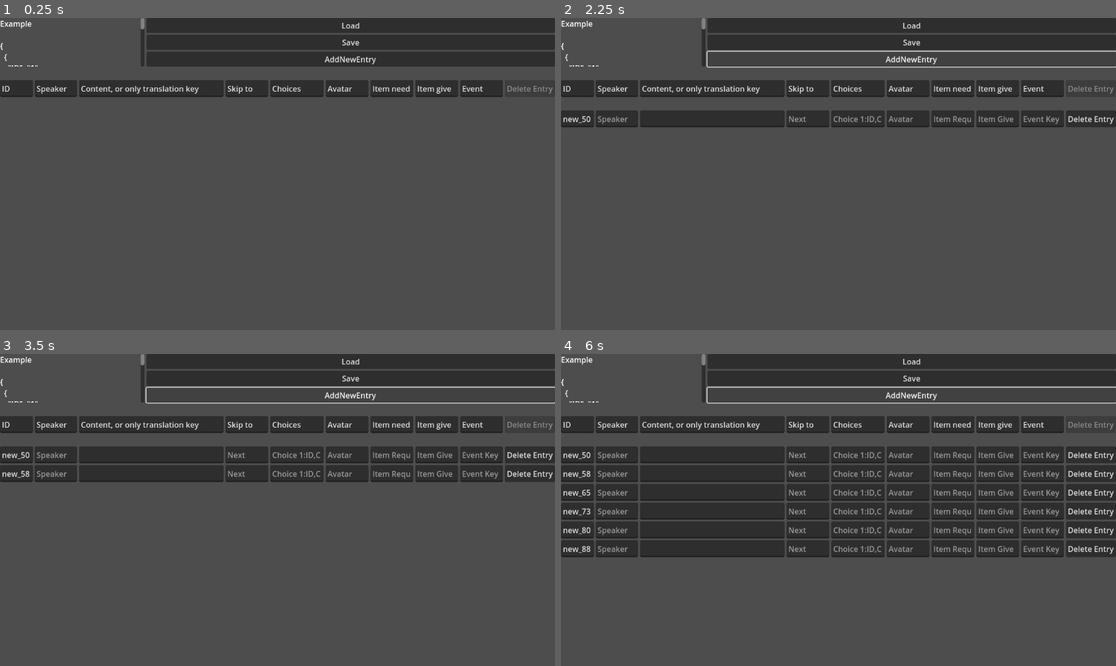
Above: before the commit, frames 1-4 (two rows, left to right).
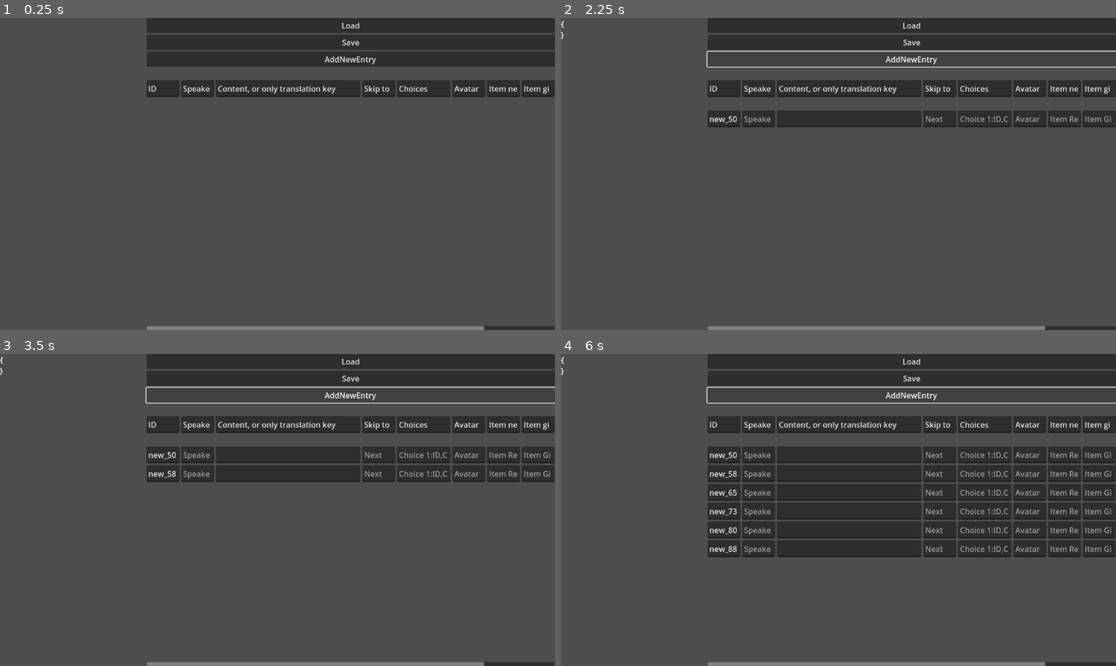
Above: after the commit, the same moments.

Repository: RockyMadio/VisualNovelEditor
Game: Godot game, scene res://main.tscn
The game is run twice, just before and just after one commit, with the same random seed, the same clock (stepped at 60 frames per second) and the same inputs. The project has no main scene, so this scene is started directly.
Inputs:
- Up to frame 1 (0.25 s): no input
- Up to frame 2 (2.25 s): click "Load" at 0.5 s; click "Save" at 1.25 s; click "AddNewEntry" at 2 s
- Up to frame 3 (3.5 s): click "AddNewEntry" at 2.75 s
- Up to frame 4 (6 s): click "AddNewEntry" at 3.5 s; tap Enter at 4.25, 5.75 s; tap Space at 5 s

The runs differ from the first frame. In frame 1, 3.3% of the frame differs, in the area x 0-100%, y 0-100%; in frame 2, 5.5%; in frame 3, 7.6%; in frame 4, 16%.

Commit message:
ordered json output

Diff:
--- a/edit/main.tscn
+++ b/edit/main.tscn
@@ -14,7 +14,7 @@
 size_flags_vertical = 3
 script = ExtResource("1_ig7tw")
 
-[node name="V" type="VBoxContainer" parent="."]
+[node name="H" type="HBoxContainer" parent="."]
 layout_mode = 1
 anchors_preset = 15
 anchor_right = 1.0
@@ -22,111 +22,88 @@
 grow_horizontal = 2
 grow_vertical = 2
 
-[node name="H" type="HBoxContainer" parent="V"]
-layout_mode = 2
-
-[node name="Label" type="RichTextLabel" parent="V/H"]
+[node name="JSONPreview" type="RichTextLabel" parent="H"]
 custom_minimum_size = Vector2(300, 0)
 layout_mode = 2
-text = "Example
+focus_mode = 2
+selection_enabled = true
 
-{
-  {
-    \"ID\": \"1\",
-    \"Speaker\": \"Alice\",
-    \"Text\": \"Hi, do you have the gem?\",
-    \"Choices\": \"Yes:2,No:3\",
-    \"Next\": \"\",
-    \"Event\": \"ask_gem\",
-    \"Avatar\": \"alice.png\",
-    \"ItemRequired\": \"gem\",
-    \"ItemGive\": \"\"
-  },
-  {
-    \"ID\": \"2\",
-    \"Speaker\": \"Alice\",
-    \"Text\": \"Thank you, here's a key!\",
-    \"Choices\": \"\",
-    \"Next\": \"4\",
-    \"Event\": \"give_key\",
-    \"Avatar\": \"alice.png\",
-    \"ItemRequired\": \"\",
-    \"ItemGive\": \"key\"
-  },
- }"
-
-[node name="V" type="VBoxContainer" parent="V/H"]
+[node name="V" type="VBoxContainer" parent="H"]
 layout_mode = 2
 size_flags_horizontal = 3
 
-[node name="LoadJSON" type="Button" parent="V/H/V"]
+[node name="LoadJSON" type="Button" parent="H/V"]
 custom_minimum_size = Vector2(150, 20)
 layout_mode = 2
 text = "Load"
 
-[node name="SaveJSON" type="Button" parent="V/H/V"]
+[node name="SaveJSON" type="Button" parent="H/V"]
 custom_minimum_size = Vector2(150, 20)
 layout_mode = 2
 text = "Save"
 
-[node name="AddNewEntry" type="Button" parent="V/H/V"]
+[node name="AddNewEntry" type="Button" parent="H/V"]
 custom_minimum_size = Vector2(150, 20)
 layout_mode = 2
 text = "AddNewEntry"
 
-[node name="M" type="MarginContainer" parent="V"]
+[node name="V" type="VBoxContainer" parent="H/V"]
+layout_mode = 2
+size_flags_vertical = 3
+
+[node name="M" type="MarginContainer" parent="H/V/V"]
 layout_mode = 2
 theme_override_constants/margin_bottom = 20
 
-[node name="ScrollContainer" type="ScrollContainer" parent="V"]
+[node name="ScrollContainer" type="ScrollContainer" parent="H/V/V"]
 layout_mode = 2
 size_flags_vertical = 3
 
-[node name="V" type="VBoxContainer" parent="V/ScrollContainer"]
+[node name="V" type="VBoxContainer" parent="H/V/V/ScrollContainer"]
 layout_mode = 2
 size_flags_horizontal = 3
 size_flags_vertical = 3
 
-[node name="DialogueLineEditor" parent="V/ScrollContainer/V" instance=ExtResource("2_0xm2m")]
+[node name="DialogueLineEditor" parent="H/V/V/ScrollContainer/V" instance=ExtResource("2_0xm2m")]
 layout_mode = 2
 
-[node name="ID" parent="V/ScrollContainer/V/DialogueLineEditor" index="0"]
+[node name="ID" parent="H/V/V/ScrollContainer/V/DialogueLineEditor" index="0"]
 text = "ID"
 
-[node name="Speaker" parent="V/ScrollContainer/V/DialogueLineEditor" index="1"]
+[node name="Speaker" parent="H/V/V/ScrollContainer/V/DialogueLineEditor" index="1"]
 text = "Speaker"
 
-[node name="Text" parent="V/ScrollContainer/V/DialogueLineEditor" index="2"]
+[node name="Text" parent="H/V/V/ScrollContainer/V/DialogueLineEditor" index="2"]
 text = "Content, or only translation key"
 
-[node name="Next" parent="V/ScrollContainer/V/DialogueLineEditor" index="3"]
+[node name="Next" parent="H/V/V/ScrollContainer/V/DialogueLineEditor" index="3"]
 text = "Skip to"
 
-[node name="Choices" parent="V/ScrollContainer/V/DialogueLineEditor" index="4"]
+[node name="Choices" parent="H/V/V/ScrollContainer/V/DialogueLineEditor" index="4"]
 text = "Choices"
 
-[node name="Avatar" parent="V/ScrollContainer/V/DialogueLineEditor" index="5"]
+[node name="Avatar" parent="H/V/V/ScrollContainer/V/DialogueLineEditor" index="5"]
 text = "Avatar"
 
-[node name="ItemRequired" parent="V/ScrollContainer/V/DialogueLineEditor" index="6"]
+[node name="ItemRequired" parent="H/V/V/ScrollContainer/V/DialogueLineEditor" index="6"]
 text = "Item need"
 
-[node name="ItemGive" parent="V/ScrollContainer/V/DialogueLineEditor" index="7"]
+[node name="ItemGive" parent="H/V/V/ScrollContainer/V/DialogueLineEditor" index="7"]
 text = "Item give"
 
-[node name="Event" parent="V/ScrollContainer/V/DialogueLineEditor" index="8"]
+[node name="Event" parent="H/V/V/ScrollContainer/V/DialogueLineEditor" index="8"]
 text = "Event"
 
-[node name="DeleteButton" parent="V/ScrollContainer/V/DialogueLineEditor" index="9"]
+[node name="DeleteButton" parent="H/V/V/ScrollContainer/V/DialogueLineEditor" index="9"]
 disabled = true
 
-[node name="M" type="MarginContainer" parent="V/ScrollContainer/V"]
+[node name="M" type="MarginContainer" parent="H/V/V/ScrollContainer/V"]
 layout_mode = 2
 theme_override_constants/margin_bottom = 20
 
-[node name="Entries" type="VBoxContainer" parent="V/ScrollContainer/V"]
+[node name="Entries" type="VBoxContainer" parent="H/V/V/ScrollContainer/V"]
 layout_mode = 2
 size_flags_horizontal = 3
 size_flags_vertical = 3
 
-[editable path="V/ScrollContainer/V/DialogueLineEditor"]
+[editable path="H/V/V/ScrollContainer/V/DialogueLineEditor"]
--- a/edit/ui/DialogueEditor.gd
+++ b/edit/ui/DialogueEditor.gd
@@ -4,10 +4,11 @@
 const DIALOGUE_PATH := "user://dialogue.json"
 
 
-@onready var entries_container = $V/ScrollContainer/V/Entries
-@onready var load_button =$V/H/V/LoadJSON
-@onready var save_button =$V/H/V/SaveJSON
-@onready var add_button = $V/H/V/AddNewEntry
+@onready var entries_container = $H/V/V/ScrollContainer/V/Entries
+@onready var load_button =$H/V/LoadJSON
+@onready var save_button =$H/V/SaveJSON
+@onready var add_button = $H/V/AddNewEntry
+@onready var json_preview = $H/JSONPreview
 
 var dialogue_data: Array = []
 
@@ -38,22 +39,50 @@
 		dialogue_data = []
 
 
+func ordered_dict_to_json(data: Dictionary, key_order: Array) -> String:
+	var json_str := "{\n"
+	var keys = data.keys()
+	keys.sort_custom(func(a, b): return int(a.get_slice("_", -1)) < int(b.get_slice("_", -1)))
+	for i in range(keys.size()):
+		var id = keys[i]
+		var entry = data[id]
+		json_str += "\t\"" + id + "\": {\n"
+		for j in range(key_order.size()):
+			var key = key_order[j]
+			var value = entry.get(key, "")
+			json_str += "\t\t\"" + key + "\": " + JSON.stringify(value)
+
+			json_str += ",\n" if j < key_order.size() - 1 else "\n"
+		json_str += "\t}"
+		json_str += ",\n" if i < keys.size() - 1 else "\n"
+	json_str += "}"
+	return json_str
+
 
 func save_json():
 	var dialogue_dict := {}
+	var key_order := [
+		"ID", "Speaker", "Text", "Next", "Choices",
+		"Avatar", "ItemRequired", "ItemGive", "Event"
+	]
+
 	for entry in dialogue_data:
 		if entry.has("ID"):
-			dialogue_dict[entry["ID"]] = entry
-	var json_text = JSON.stringify(dialogue_dict, "\t")
-	if json_text == null:
-		push_error("Failed to stringify dialogue data!")
-		return
+			var ordered_entry := {}
+			for k in key_order:
+				ordered_entry[k] = entry.get(k, "")
+			dialogue_dict[entry["ID"]] = ordered_entry
+
+	var json_text := ordered_dict_to_json(dialogue_dict, key_order)
+
 	var file = FileAccess.open(DIALOGUE_PATH, FileAccess.WRITE)
 	if file == null:
 		push_error("Failed to open file for writing: " + DIALOGUE_PATH)
 		return
 	file.store_string(json_text)
 	file.close()
+
+	json_preview.text =  json_text
 
 
 
